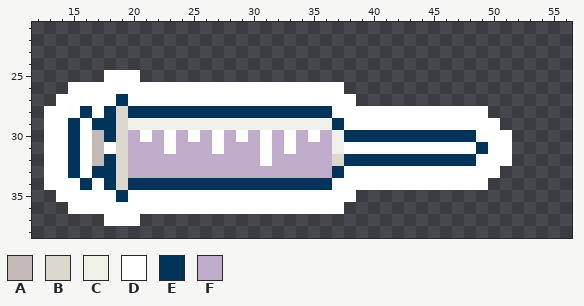
Pixel-art file, stored at Assets/Sprites/Objects/EmptySyringe.aseprite. The picture above was drawn from the file before the commit.
64x64 pixels, 1 frame. Shown: x 12..56, y 21..38.
Visible layers, top first: "Purple", "Green", "Syringe".
Palette (. is transparent): A #c1bab7  B #dcd8cd  C #f0f2e9  D #ffffff  E #00345b  F #c0adcc
Pixels before, first column x 13:
25 .....DDD...............................
26 ..DDDDDDDDDDDDDDDDDDDDDDD..............
27 .DDDDDEDDDDDDDDDDDDDDDDDDD.............
28 DDDEDEBEEEEEEEEEEEEEEEEEDDDDDDDDDDDDD..
29 DDEDEEBCCCCCCCCCCCCCCCCCEDDDDDDDDDDDDD.
30 DDEDAEBFDFDFDFDFDFDFDFDFCEEEEEEEEEEEDDD
31 DDEDADBFFFDFFFDFFFDFDFFFCDDDDDDDDDDDEDD
32 DDEDAEBFFFFFFFFFFFDFFFFFBEEEEEEEEEEEDDD
33 DDEDEEBFFFFFFFFFFFFFFFFFEDDDDDDDDDDDDD.
34 DDDEDEBEEEEEEEEEEEEEEEEEDDDDDDDDDDDDD..
35 .DDDDDEDDDDDDDDDDDDDDDDDDD.............
36 ..DDDDDDDDDDDDDDDDDDDDDDD..............
37 .....DDD...............................
After:
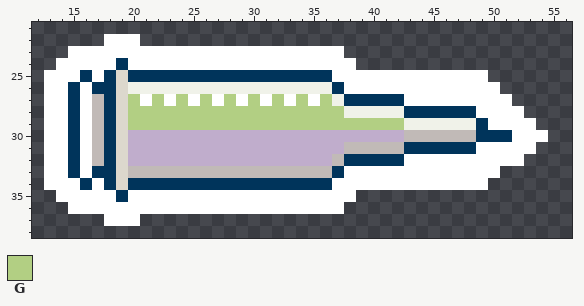
Colours new in this view: G #b2cf83
The exact change:
layer "Syringe" now hidden
layer "Green" now hidden
layer "Purple" now hidden
layer "Syringe Copy" added
Changed rows in their new state; - is an unchanged pixel.
Layer "Syringe Copy":
first column x 13:
22 -----DDD----------------------------------
23 --DDDDDDDDDDDDDDDDDDDDDDD-----------------
24 -DDDDDEDDDDDDDDDDDDDDDDDDD----------------
25 DDDEDEBEEEEEEEEEEEEEEEEEDDDDDDDDDDDDD-----
26 DDE-EEBCCCCCCCCCCCCCCCCCEDDDDDDDDDDDDD----
27 D-E-AEBG-G-G-G-G-G-G-G-GCEEEEEDDDDDDDDD---
28 --EDA--GGGGGGGGGGGGGGGGGGCCCCCEEEEEE-DDD--
29 ----A--GGGGGGGGGGGGGGGGGGGGGGGCCCCCCE-DDD-
30 --------F-F-F-F-F-F-F-F-FFFFFFAAAAAAEEEDDD
31 -----E----F---F---F-F---FAAAAAEEEEEED--DD-
32 ------------------F-----A-----DDDDDD---D--
33 -------AAAAAAAAAAAAAAAAA------------------
Where, in picture pixels (left, top, right, bottom), the same in both pictures:
changed: (44, 34, 548, 178)
